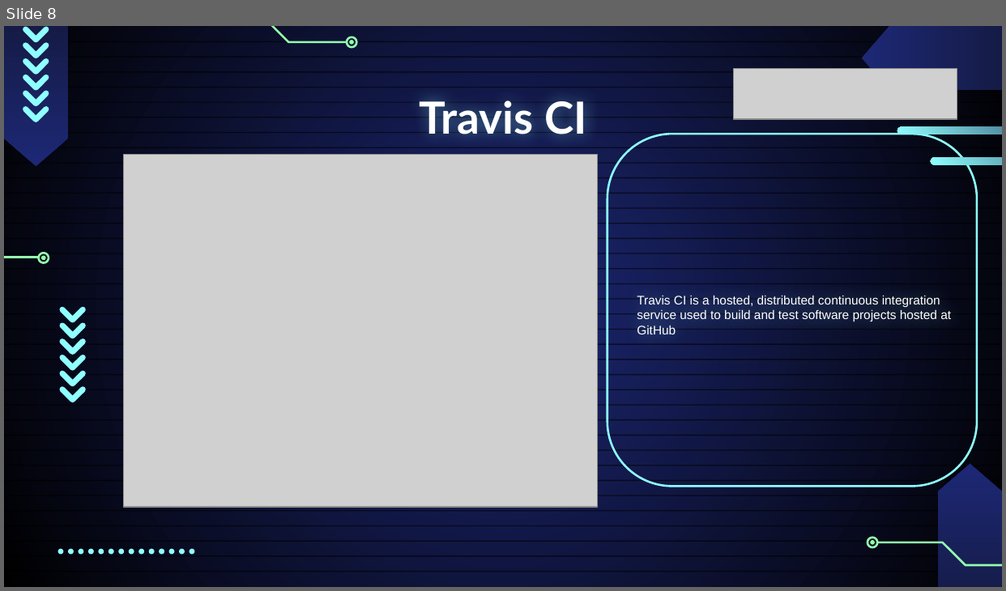
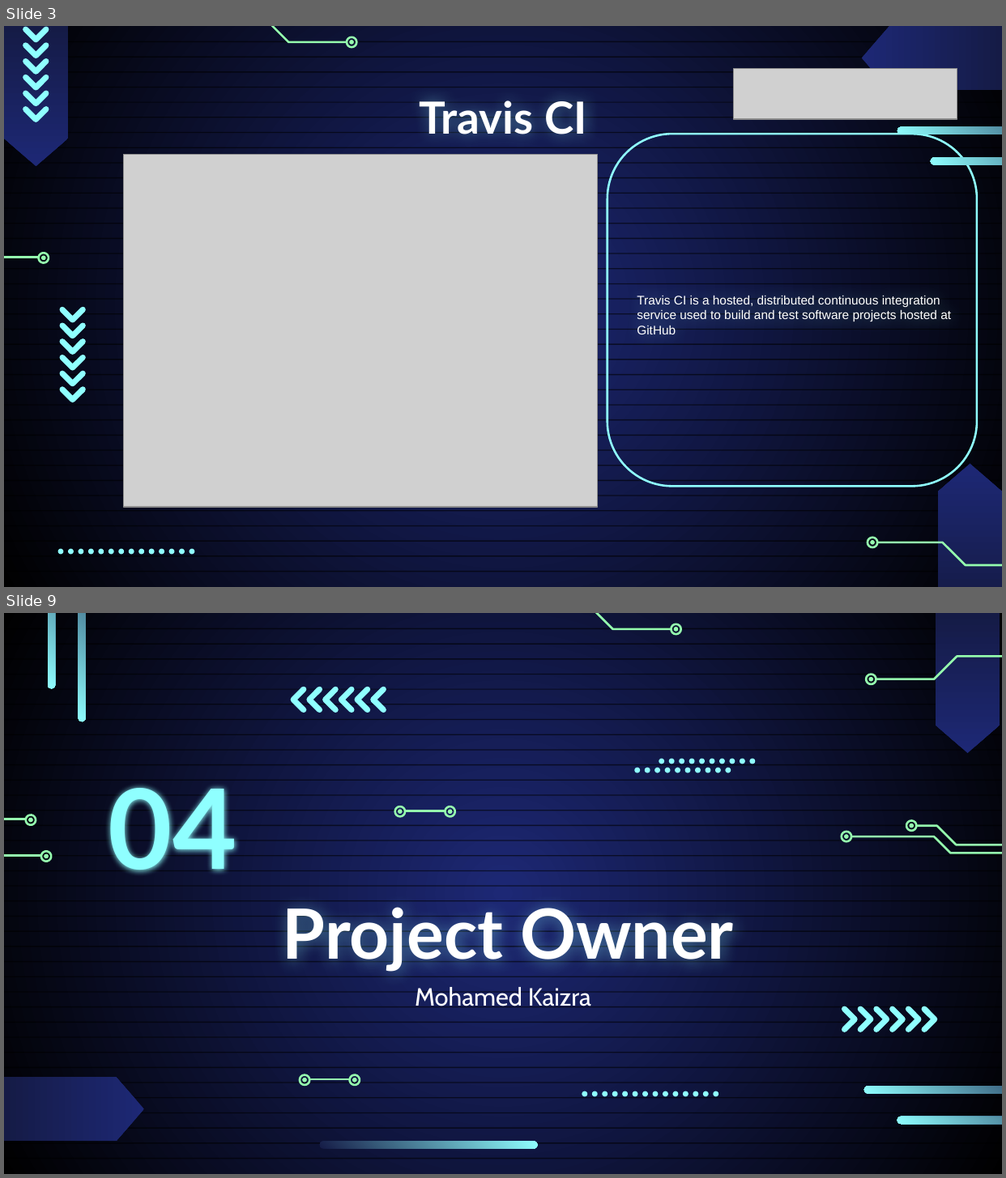
Before and after one commit to checkmate-group/coursework, a slide deck: documents/presentations/sprint_3_presentation.pptx. Shown one above the other, each under a label of ours: slide 8 before the commit, slides 3 and 9 after it; the slides between them are not shown. The pictures are 1006x591 and 1006x1178 pixels, drawn with LibreOffice and Linux fonts; fonts in the diff are those of the drawing; grey boxes stand for pictures. Boxes give left, top, right and bottom in pixels: in the first picture for what was removed or moved away, otherwise in the second. Text is boxed around its words. In the diff, an @@ line names an element or a change of style, - is before the commit and + after.

```diff
--- a/documents/presentations/sprint_3_presentation.pptx
+++ b/documents/presentations/sprint_3_presentation.pptx
@@ slide 9 added at [4, 613, 1002, 1174], background gradient #1D2875 to #000000; not listed: 36 template elements that a slide beside it also shows @@
@@ rounded rectangle added at [49, 613, 55, 688], fill gradient #151B46 to #8FFFFF @@
@@ rounded rectangle added at [79, 613, 85, 722], fill gradient #151B46 to #8FFFFF @@
@@ freeform shape added at [525, 613, 671, 629], outline #95FFAE 1.5 pt @@
@@ freeform shape added at [671, 624, 680, 634], outline #95FFAE 1.5 pt @@
@@ freeform shape added at [674, 627, 679, 632], fill #95FFAE @@
@@ flow chart offpage connector added at [935, 613, 999, 752], fill gradient #1D2875 to #151B46 @@
@@ freeform shape added at [876, 656, 1002, 679], outline #95FFAE 1.5 pt @@
@@ freeform shape added at [866, 674, 876, 683], outline #95FFAE 1.5 pt @@
@@ freeform shape added at [868, 677, 873, 682], fill #95FFAE @@
@@ group added at [291, 687, 387, 713]: 6 freeform shapes @@
@@ title added at [108, 780, 237, 887], 80 pt, text #8FFFFF, bold @@
+04
@@ group added at [635, 759, 756, 773]: 20 ellipses @@
@@ freeform shape added at [4, 819, 25, 819], outline #95FFAE 1.5 pt @@
@@ freeform shape added at [25, 815, 36, 825], outline #95FFAE 1.5 pt @@
@@ freeform shape added at [28, 818, 33, 823], fill #95FFAE @@
@@ group added at [395, 807, 455, 818]: 5 freeform shapes @@
@@ group added at [842, 820, 1002, 853]: 6 freeform shapes @@
@@ freeform shape added at [41, 851, 52, 862], outline #95FFAE 1.5 pt @@
@@ freeform shape added at [44, 854, 49, 858], fill #95FFAE @@
@@ freeform shape added at [4, 856, 40, 856], outline #95FFAE 1.5 pt @@
@@ title added at [283, 901, 734, 972], 50 pt, text #FFFFFF, bold @@
+Project Owner
@@ subtitle added at [415, 987, 591, 1007], 18 pt, text #FFFFFF @@
+Mohamed Kaizra
@@ group added at [842, 1006, 938, 1032]: 6 freeform shapes @@
@@ flow chart offpage connector added at [4, 1077, 143, 1141], fill gradient #1D2875 to #151B46 @@
@@ group added at [300, 1075, 360, 1086]: 5 freeform shapes @@
@@ group added at [582, 1091, 718, 1097]: 14 ellipses @@
@@ rounded rectangle added at [864, 1086, 1002, 1093], fill gradient #151B46 to #8FFFFF @@
@@ rounded rectangle added at [897, 1117, 1002, 1124], fill gradient #151B46 to #8FFFFF @@
@@ rounded rectangle added at [319, 1142, 537, 1149], fill gradient #151B46 to #8FFFFF @@
@@ what was slide 8 is now slide 3 @@
```
Also in this commit, not shown: 1 slide changed, 5 other slides added, 10 slides removed.
